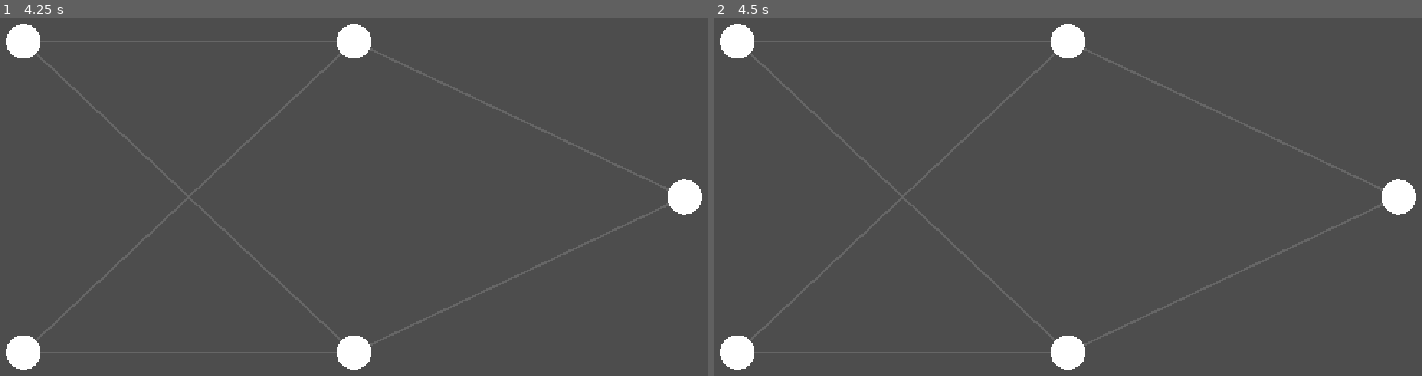
Above: before the commit, frames 1-2 (left to right).
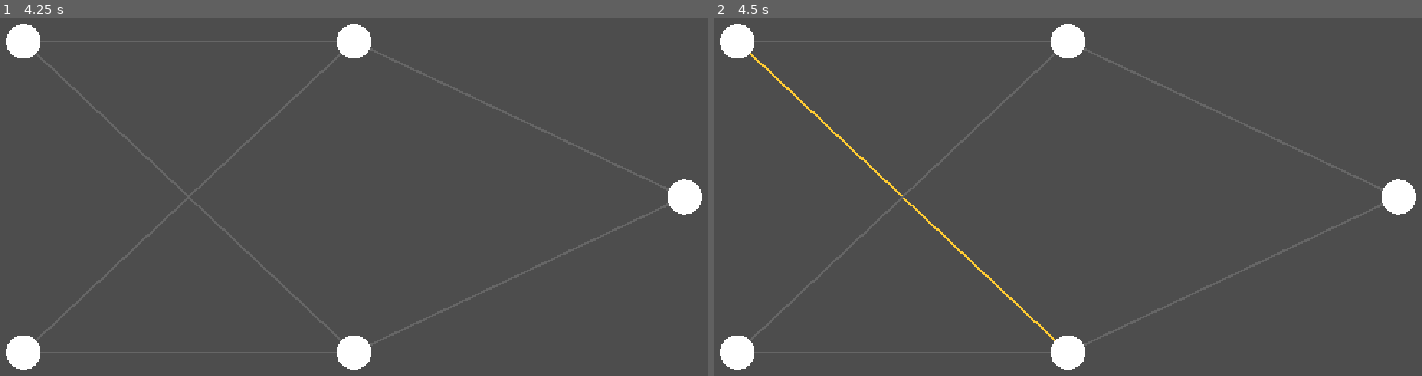
Above: after the commit, the same moments.

Repository: Trybo-1/KAN-neural-network-using-particle-swarm-optimization
Game: Godot game, scene res://scenes/main.tscn
Same seed, same stepped clock (60 frames per second), same inputs: the game is played once before the commit and once after it.
Inputs (mouse positions are in pixels of both pictures, inside the frame that each line leads up to):
- Up to frame 1 (4.25 s): tap Enter at 0.5, 2, 3.5 s; move the mouse to (531, 175) at 0.52 s; click (531, 175) at 0.67 s; tap Space at 1.25, 2.75 s; drag from (191, 218) to (311, 286) at 1.27 s; move the mouse to (431, 96) at 2.02 s; click (431, 96) at 2.17 s; drag from (311, 286) to (113, 128) at 2.77 s; move the mouse to (594, 265) at 3.52 s; click (594, 265) at 3.67 s
- Up to frame 2 (4.5 s): tap Space at 4.25 s; drag from (827, 128) to (947, 86) at 4.27 s

Frame 1 is identical in both runs. In frame 2, 0.3% of the frame differs, in the area x 5-49%, y 9-91%.

Commit message:
further improved B-Spline visualization and edge selection

Diff:
--- a/kan-visualizer/scripts/bspline.gd
+++ b/kan-visualizer/scripts/bspline.gd
@@ -10,7 +10,13 @@
 
 var origin = Vector2(575, 350)
 var scaler = 50.0
-var axis_length = 400
+var graph_margin = 80.0
+
+var axis_padding = 2
+
+var hover_t = 0.0
+var hover_curve_point = Vector2.ZERO
+var show_t_marker = false
 
 # Called when the node enters the scene tree for the first time.
 func _ready() -> void:
@@ -104,19 +110,7 @@
 
 func _draw():
 	# Axes
-	draw_line(
-		origin - Vector2(500,0),
-		origin + Vector2(500, 0),
-		Color.WHITE,
-		2.0
-	)
-
-	draw_line(
-		origin - Vector2(0,-500),
-		origin + Vector2(0, -500),
-		Color.WHITE,
-		2.0
-	)
+	draw_axes()
 
 	# Control polygon
 	for i in range(control_points.size() - 1):
@@ -151,49 +145,23 @@
 			3.0
 		)
 
-	var tick_range = 10
-
-	# X-axis ticks
-	for x in range(-tick_range, tick_range + 1):
-		var position = math_to_screen(Vector2(x, 0))
-
-		draw_line(
-			position + Vector2(0, -5),
-			position + Vector2(0, 5),
-			Color.WHITE,
-			1.0
-		)
-
-		if x != 0:
-			draw_string(
-				ThemeDB.fallback_font,
-				position + Vector2(-5, 20),
-				str(x),
-				HORIZONTAL_ALIGNMENT_LEFT,
-				-1,
-				14
-			)
-
-	# Y-axis ticks
-	for y in range(-tick_range, tick_range + 1):
-		var position = math_to_screen(Vector2(0, y))
-
-		draw_line(
-			position + Vector2(-5, 0),
-			position + Vector2(5, 0),
-			Color.WHITE,
-			1.0
-		)
-
-		if y != 0:
-			draw_string(
-				ThemeDB.fallback_font,
-				position + Vector2(-25, 5),
-				str(y),
-				HORIZONTAL_ALIGNMENT_LEFT,
-				-1,
-				14
-			)
+	if show_t_marker:
+		var screen_point = math_to_screen(hover_curve_point)
+
+		draw_circle(
+			screen_point,
+			7.0,
+			Color.RED
+		)
+
+		draw_string(
+			ThemeDB.fallback_font,
+			screen_point + Vector2(10, -10),
+			"t = %.2f" % hover_t,
+			HORIZONTAL_ALIGNMENT_LEFT,
+			-1,
+			16
+		)
 
 func _input(event):
 	if event is InputEventMouseButton:
@@ -213,9 +181,149 @@
 		if dragging and selected_point != -1:
 			control_points[selected_point] = screen_to_math(event.position) + offset
 			queue_redraw()
+		find_nearest_curve_point(event.position)
 
 func math_to_screen(point: Vector2) -> Vector2:
-	return Vector2(origin.x + point.x * scaler, origin.y - point.y * scaler)
+	var bounds = get_axis_bounds()
+	var viewport_size = get_viewport_rect().size
+	var scaler = get_scaler()
+
+	var bounds_center = bounds.position + bounds.size / 2.0
+	var screen_center = viewport_size / 2.0
+
+	return Vector2(screen_center.x + (point.x - bounds_center.x) * scaler, screen_center.y - (point.y - bounds_center.y) * scaler)
 
 func screen_to_math(point: Vector2) -> Vector2:
-	return Vector2((point.x - origin.x) / scaler, (origin.y - point.y) / scaler)
+	var bounds = get_axis_bounds()
+	var viewport_size = get_viewport_rect().size
+	var scaler = get_scaler()
+
+	var bounds_center = bounds.position + bounds.size / 2.0
+	var screen_center = viewport_size / 2.0
+
+	return Vector2(bounds_center.x + (point.x - screen_center.x) / scaler, bounds_center.y - (point.y - screen_center.y) / scaler)
+
+func get_axis_bounds():
+	var min_x = control_points[0].x
+	var max_x = control_points[0].x
+	var min_y = control_points[0].y
+	var max_y = control_points[0].y
+
+	for point in control_points:
+		min_x = min(min_x, point.x)
+		max_x = max(max_x, point.x)
+		min_y = min(min_y, point.y)
+		max_y = max(max_y, point.y)
+
+	min_x = floor(min_x) - axis_padding
+	max_x = ceil(max_x) + axis_padding
+	min_y = floor(min_y) - axis_padding
+	max_y = ceil(max_y) + axis_padding
+
+	return Rect2(Vector2(min_x, min_y), Vector2(max_x - min_x, max_y - min_y))
+
+func draw_axes():
+	var bounds = get_axis_bounds()
+	var min_x = int(bounds.position.x)
+	var max_x = int(bounds.end.x)
+	var min_y = int(bounds.position.y)
+	var max_y = int(bounds.end.y)
+
+	# X axis
+	if min_y <= 0 and max_y >= 0:
+		var x_start = math_to_screen(Vector2(min_x, 0))
+		var x_end = math_to_screen(Vector2(max_x, 0))
+
+		draw_line(
+			x_start,
+			x_end,
+			Color.WHITE,
+			1.0
+		)
+
+	# Y axis
+	if min_x <= 0 and max_x >= 0:
+		var y_start = math_to_screen(Vector2(0, min_y))
+		var y_end = math_to_screen(Vector2(0, max_y))
+
+		draw_line(
+			y_start,
+			y_end,
+			Color.WHITE,
+			1.0
+		)
+
+	# X ticks
+	for x in range(min_x, max_x + 1):
+		var position = math_to_screen(Vector2(x, 0))
+
+		draw_line(
+			position + Vector2(0, -5),
+			position + Vector2(0, 5),
+			Color.WHITE,
+			1.0
+		)
+
+		if x != 0:
+			draw_string(
+				ThemeDB.fallback_font,
+				position + Vector2(-5, 20),
+				str(x),
+				HORIZONTAL_ALIGNMENT_LEFT,
+				-1,
+				14
+			)
+
+	# Y ticks
+	for y in range(min_y, max_y + 1):
+		var position = math_to_screen(Vector2(0, y))
+
+		draw_line(
+			position + Vector2(-5, 0),
+			position + Vector2(5, 0),
+			Color.WHITE,
+			1.0
+		)
+
+		if y != 0:
+			draw_string(
+				ThemeDB.fallback_font,
+				position + Vector2(-25, 5),
+				str(y),
+				HORIZONTAL_ALIGNMENT_LEFT,
+				-1,
+				14
+			)
+
+func find_nearest_curve_point(mouse_position: Vector2):
+	var curve_points = create_curve()
+	var closest_distance = INF
+	var closest_index = -1
+
+	for i in range(curve_points.size()):
+		var screen_point = math_to_screen(curve_points[i])
+		var distance = screen_point.distance_squared_to(mouse_position)
+
+		if distance < closest_distance:
+			closest_distance = distance
+			closest_index = i
+
+	if closest_index != -1:
+		var resolution = curve_points.size()
+		hover_t = float(closest_index) / float(resolution - 1)
+		hover_curve_point = curve_points[closest_index]
+		show_t_marker = true
+
+	queue_redraw()
+
+func get_scaler() -> float:
+	var bounds = get_axis_bounds()
+	var viewport_size = get_viewport_rect().size
+
+	var available_width = viewport_size.x - graph_margin * 2.0
+	var available_height = viewport_size.y - graph_margin * 2.0
+
+	var scale_x = available_width / bounds.size.x
+	var scale_y = available_height / bounds.size.y
+
+	return min(scale_x, scale_y)
--- a/kan-visualizer/scripts/edge.gd
+++ b/kan-visualizer/scripts/edge.gd
@@ -1,19 +1,15 @@
 extends Node2D
+
+signal edge_selected(index)
 
 var start_neuron
 var end_neuron
 
-@export var degree = 3
-@export var control_points = [
-	Vector2(0, 0),
-	Vector2(0.5, 1),
-	Vector2(1, 0)
-]
-
+var edge_index = -1
+var selected = false
 
 func _ready():
 	z_index = -1
-
 
 func _process(_delta):
 	if start_neuron == null or end_neuron == null:
@@ -21,11 +17,34 @@
 
 	queue_redraw()
 
+func _draw():
+	if start_neuron == null or end_neuron == null:
+		return
 
-func _draw():
+	var colour = Color(0.4, 0.4, 0.4)
+
+	if selected:
+		colour = Color(1.0, 0.8, 0.2)
+
 	draw_line(
 		start_neuron.position,
 		end_neuron.position,
-		Color(0.4, 0.4, 0.4),
+		colour,
 		3.0
 	)
+
+func is_mouse_over_edge(mouse_position: Vector2) -> bool:
+	var start = start_neuron.position
+	var end = end_neuron.position
+	var closest_point = Geometry2D.get_closest_point_to_segment(mouse_position, start, end)
+	return closest_point.distance_to(mouse_position) < 10.0
+
+func _input(event):
+	if event is InputEventMouseButton:
+		if event.button_index == MOUSE_BUTTON_LEFT and event.pressed:
+			if is_mouse_over_edge(event.position):
+				edge_selected.emit(edge_index)
+
+func set_selected(value):
+	selected = value
+	queue_redraw()
--- a/kan-visualizer/scripts/main.gd
+++ b/kan-visualizer/scripts/main.gd
@@ -5,6 +5,9 @@
 
 var network_margin = Vector2(100, 100)
 var network
+
+var selected_edge_index = -1
+var edges = []
 
 var architecture = [2,2,1]
 # Called when the node enters the scene tree for the first time.
@@ -70,33 +73,25 @@
 	return Rect2(network_margin, viewport_size - network_margin * 2.0)
 
 func _draw():
-	if network == null:
-		return
-
-	for layer_index in range(network.size() - 1):
-		var current_layer = network[layer_index]
-		var next_layer = network[layer_index + 1]
-
-		for current_neuron in current_layer:
-			for next_neuron in next_layer:
-				draw_line(
-					current_neuron.position,
-					next_neuron.position,
-					Color(0.4, 0.4, 0.4),
-					3.0
-				)
+	pass
 
 func create_edge(start_neuron, end_neuron):
 	var edge = edge_scene.instantiate()
 	edge.start_neuron = start_neuron
 	edge.end_neuron = end_neuron
-	edge.control_points = [
-		randf_range(-1.0, 1.0),
-		randf_range(-1.0, 1.0),
-		randf_range(-1.0, 1.0)
-	]
+	edge.edge_index = edges.size()
+	edge.edge_selected.connect(_on_edge_selected)
 	add_child(edge)
+	edges.append(edge)
 	return edge
+
+func _on_edge_selected(index):
+	selected_edge_index = index
+
+	for i in range(edges.size()):
+		edges[i].set_selected(i == selected_edge_index)
+
+	queue_redraw()
 
 func connect_network(network):
 	for layer_index in range(network.size() - 1):
